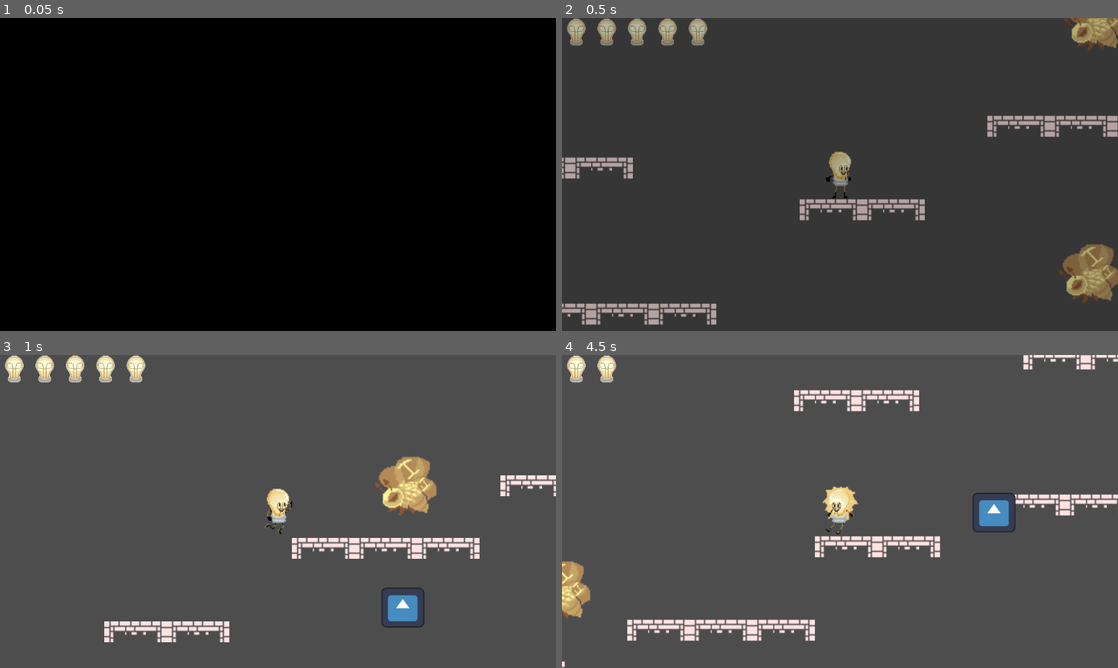
Above: before the commit, frames 1-4 (two rows, left to right).
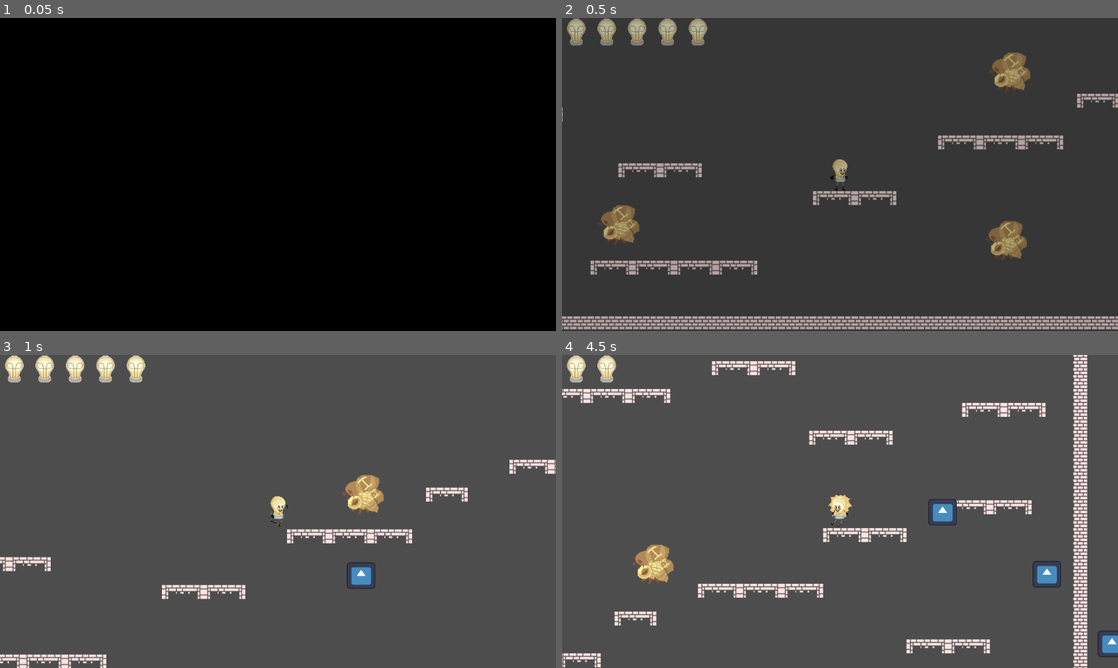
Above: after the commit, the same moments.

Repository: EXLAIZOR/tick-times
Game: Godot game, scene res://Scenes/level1.tscn
Same seed, same stepped clock (60 frames per second), same inputs: the game is played once before the commit and once after it. The engine's default icon, where the game draws it, is replaced by a stand-in: a white triangle on a blue panel in a dark square.
Inputs (mouse positions are in pixels of both pictures, inside the frame that each line leads up to):
- Up to frame 1 (0.05 s): no input
- Up to frame 2 (0.5 s): no input
- Up to frame 3 (1 s): move the mouse to (400, 495) at 0.52 s; hold D (MoveRight) from 0.53 s (still down); click (400, 495) at 0.6 s; tap W (Jump) at 0.77 s
- Up to frame 4 (4.5 s): move the mouse to (728, 527) at 1.27 s; click (728, 527) at 1.35 s; tap W (Jump) at 1.52, 3.02, 3.77 s; move the mouse to (895, 442) at 2.02 s; release D (MoveRight) at 2.03 s; hold A (MoveLeft) 2.03-2.78 s; click (895, 442) at 2.1 s; move the mouse to (812, 574) at 2.77 s; hold D (MoveRight) 2.78-4.28 s; click (812, 574) at 2.85 s; move the mouse to (1006, 558) at 3.52 s; click (1006, 558) at 3.6 s; move the mouse to (673, 464) at 4.27 s; hold A (MoveLeft) from 4.28 s (still down); click (673, 464) at 4.35 s

Frame 1 is identical in both runs. In frame 2, 14% of the frame differs, in the area x 0-100%, y 0-100%; in frame 3, 8.3%; in frame 4, 14%.

Commit message:
changed cam zoom

Diff:
--- a/player.tscn
+++ b/player.tscn
@@ -117,7 +117,7 @@
 frame_progress = 0.8911164
 
 [node name="Camera2D" type="Camera2D" parent="." unique_id=541086614]
-zoom = Vector2(3, 3)
+zoom = Vector2(2, 2)
 
 [node name="CollisionShape2D" type="CollisionShape2D" parent="." unique_id=167035600]
 position = Vector2(1, 2)
